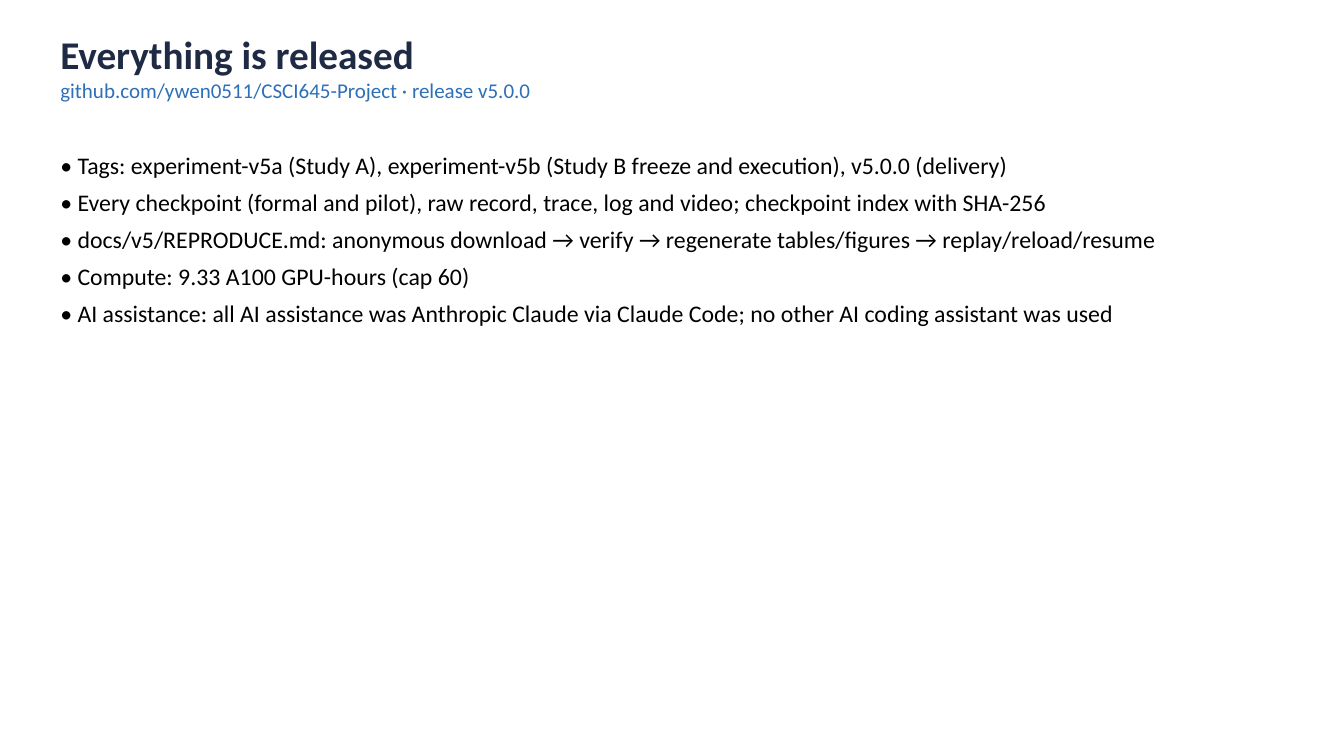
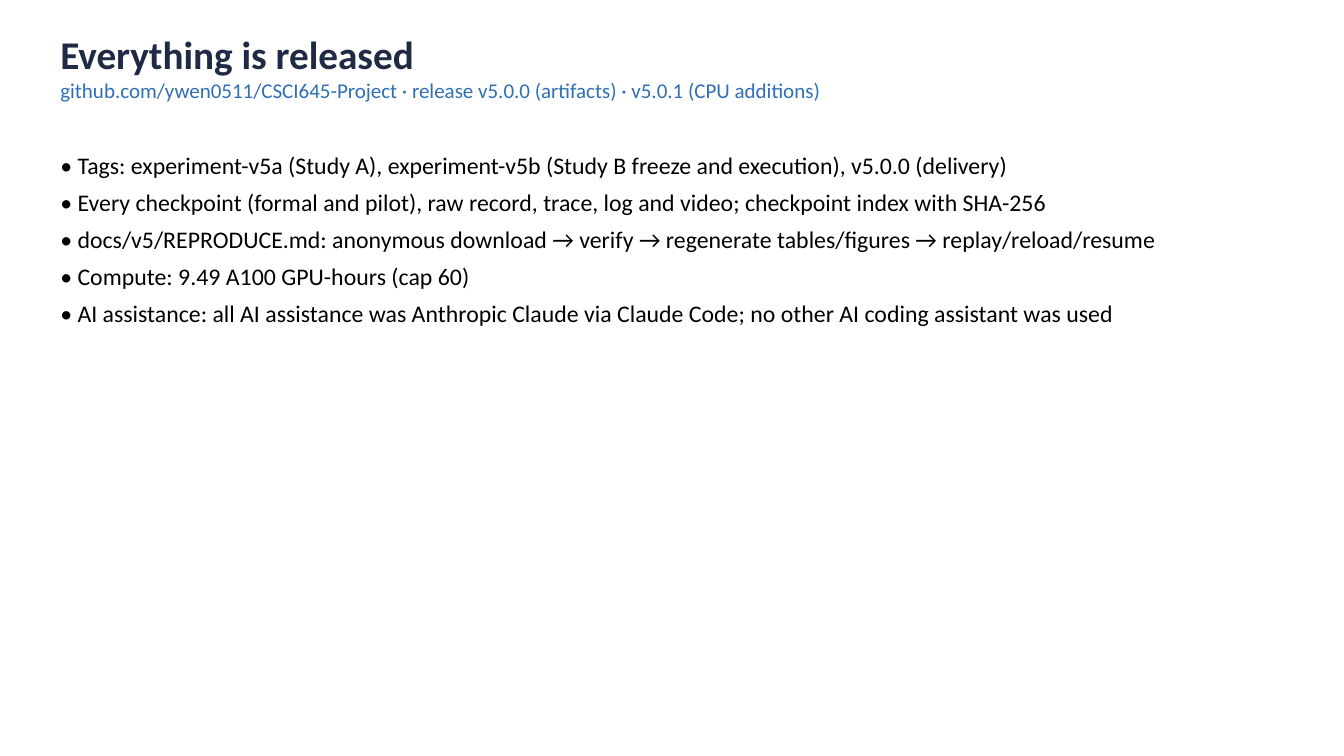
Before and after one commit to ywen0511/CSCI645-Project, a slide deck: slide 13 of report/v5/slides.pptx. Drawn at 1344x756 pixels with LibreOffice and Linux fonts; fonts in the diff are those of the drawing. Boxes give left, top, right and bottom in pixels: in the first picture for what was removed or moved away, otherwise in the second. Text is boxed around its words. In the diff, an @@ line names an element or a change of style, - is before the commit and + after.

```diff
--- a/report/v5/slides.pptx
+++ b/report/v5/slides.pptx
@@ text at box(60, 83, 820, 102): text changed @@
-github.com/ywen0511/CSCI645-Project · release v5.0.0
+github.com/ywen0511/CSCI645-Project · release v5.0.0 (artifacts) · v5.0.1 (CPU additions)
@@ text at box(78, 267, 469, 289): text changed @@
-• Compute: 9.33 A100 GPU-hours (cap 60)
+• Compute: 9.49 A100 GPU-hours (cap 60)
```
Also in this commit, not shown: 2 other slides changed, 30 other files.
